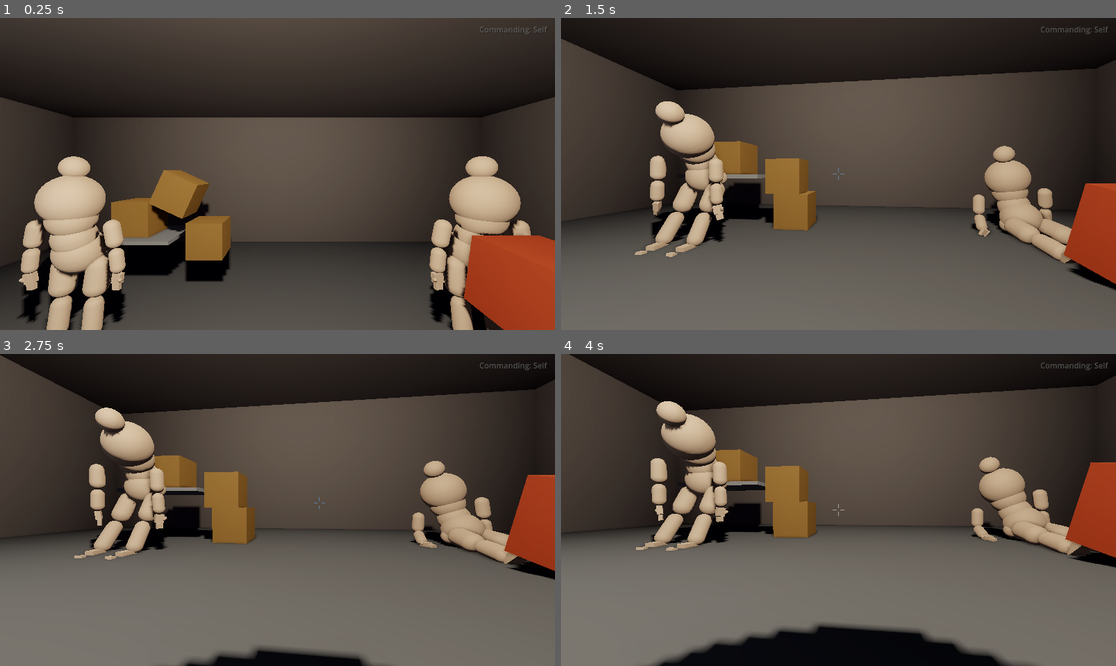
Above: before the commit, frames 1-4 (two rows, left to right).
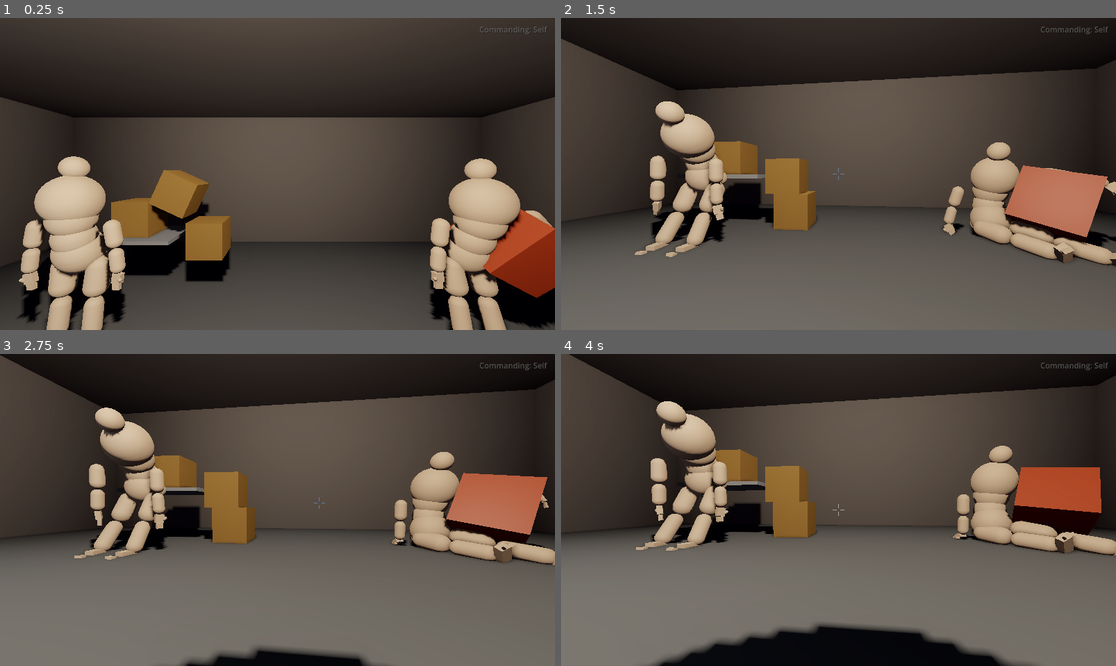
Above: after the commit, the same moments.

Repository: rossmrobinson/proto-game
Game: Godot game, scene res://scenes/main.tscn
The game is run twice, just before and just after one commit, with the same random seed, the same clock (stepped at 60 frames per second) and the same inputs. The project has no main scene, so this scene is started directly.
Inputs (mouse positions are in pixels of both pictures, inside the frame that each line leads up to):
- Up to frame 1 (0.25 s): no input
- Up to frame 2 (1.5 s): tap Enter at 0.5 s; move the mouse to (866, 174) at 0.52 s; hold ` (cycle_command_target) 0.53-1.28 s; click (866, 174) at 0.67 s; move the mouse to (810, 174) at 1.27 s; tap Tab (detach_cursor) at 1.35 s; click (810, 174) at 1.42 s
- Up to frame 3 (2.75 s): move the mouse to (288, 503) at 2.02 s; tap Ctrl at 2.1 s; click (288, 503) at 2.17 s
- Up to frame 4 (4 s): move the mouse to (832, 516) at 2.77 s; tap ` (cycle_command_target) at 2.85 s; click (832, 516) at 2.92 s; move the mouse to (877, 513) at 3.52 s; hold Tab (detach_cursor) from 3.53 s (still down); click (877, 513) at 3.67 s

The runs differ from the first frame. In frame 1, 5.5% of the frame differs, in the area x 77-100%, y 44-100%; in frame 2, 7.2%, in the area x 68-100%, y 39-88%; in frame 3, 6.7%; in frame 4, 6.1%.

Commit message:
soft tissue on layer 5: breasts, glutes, genitals separated from skeletal parts
- humanoid_ragdoll_builder.gd: SOFT_TISSUE_PARTS const + _assign_soft_tissue_layers() → layer 5
- body_part.gd: all parts now mask layer 5 so skeleton↔soft tissue still collides
- targeting_system.gd + hand_interaction_system.gd: raycasts include layer 5 (bit 16)

Diff:
--- a/single-room/scripts/npc/body_part.gd
+++ b/single-room/scripts/npc/body_part.gd
@@ -67,11 +67,12 @@
 			if child.has_method(&"receive_touch"):
 				_nerve_system = child
 				break
-	# Collide with environment, player, other NPCs, interactables
+	# Collide with environment, player, other NPCs, interactables, soft tissue
 	set_collision_mask_value(1, true)
 	set_collision_mask_value(2, true)
 	set_collision_mask_value(3, true)
 	set_collision_mask_value(4, true)
+	set_collision_mask_value(5, true)  # NPC_SoftTissue
 	# Start with some damping for stable ragdoll
 	linear_damp = 1.0
 	angular_damp = 2.0
--- a/single-room/scripts/npc/humanoid_ragdoll_builder.gd
+++ b/single-room/scripts/npc/humanoid_ragdoll_builder.gd
@@ -85,10 +85,20 @@
 	"vaginal_passage_0", "vaginal_passage_1", "vaginal_passage_2", "vaginal_passage_3",
 ]
 
+## Soft-tissue parts placed on layer 5 (NPC_SoftTissue) instead of layer 3.
+## They still collide with everything external but can be masked separately for
+## fine-grained interaction (e.g. cloth draping, targeted grab filtering).
+const SOFT_TISSUE_PARTS: PackedStringArray = [
+	"left_breast", "right_breast",
+	"left_glute", "right_glute",
+	"penis", "scrotum", "vulva",
+]
+
 
 func _ready() -> void:
 	_build_ragdoll()
 	_apply_collision_exclusions()
+	_assign_soft_tissue_layers()
 	_assign_internal_layers()
 	ragdoll_built.emit()
 
@@ -551,6 +561,28 @@
 			part.collision_mask = 0
 			part.set_collision_mask_value(6, true)  # Other internal segments
 			part.set_collision_mask_value(7, true)  # Equipment (piercings, toys)
+
+
+## Move soft-tissue parts (breasts, glutes, genitals) to layer 5 (NPC_SoftTissue).
+## They keep the same broad mask as skeletal parts but live on their own layer so
+## gameplay queries can distinguish a grab on a breast vs. a grab on the ribcage.
+func _assign_soft_tissue_layers() -> void:
+	for part_name_key: String in parts:
+		if part_name_key in SOFT_TISSUE_PARTS:
+			var part: BodyPart = parts[part_name_key] as BodyPart
+			# Move off NPC_External (3), onto NPC_SoftTissue (5).
+			# Keep Interactable (4) so targeting/grab queries still find them.
+			part.collision_layer = 0
+			part.set_collision_layer_value(4, true)  # Interactable
+			part.set_collision_layer_value(5, true)  # NPC_SoftTissue
+			# Mask: Environment + Player + NPC_External + Interactable + SoftTissue + Equipment
+			part.collision_mask = 0
+			part.set_collision_mask_value(1, true)  # Environment
+			part.set_collision_mask_value(2, true)  # Player
+			part.set_collision_mask_value(3, true)  # NPC_External
+			part.set_collision_mask_value(4, true)  # Interactable
+			part.set_collision_mask_value(5, true)  # Other soft tissue
+			part.set_collision_mask_value(7, true)  # Equipment
 
 
 # ──────────────────────────────────────────────────────────────────────────────
--- a/single-room/scripts/player/hand_interaction_system.gd
+++ b/single-room/scripts/player/hand_interaction_system.gd
@@ -341,7 +341,7 @@
 	var ray_end: Vector3 = origin + (-camera.global_basis.z) * grab_distance
 	var query: PhysicsRayQueryParameters3D = PhysicsRayQueryParameters3D.create(
 		origin, ray_end)
-	query.collision_mask = 4 | 8
+	query.collision_mask = 4 | 8 | 16  # layer 3 + 4 + 5 (SoftTissue)
 	query.collide_with_bodies = true
 	var result: Dictionary = space.intersect_ray(query)
 	if result.is_empty():
--- a/single-room/scripts/player/targeting_system.gd
+++ b/single-room/scripts/player/targeting_system.gd
@@ -134,7 +134,7 @@
 	var ray_end: Vector3 = origin + direction * max_distance
 	var query: PhysicsRayQueryParameters3D = PhysicsRayQueryParameters3D.create(
 		origin, ray_end)
-	query.collision_mask = 4 | 8  # layer 3 (NPC) + layer 4 (Interactable)
+	query.collision_mask = 4 | 8 | 16  # layer 3 (NPC) + 4 (Interactable) + 5 (SoftTissue)
 	query.collide_with_bodies = true
 
 	var result: Dictionary = space.intersect_ray(query)
